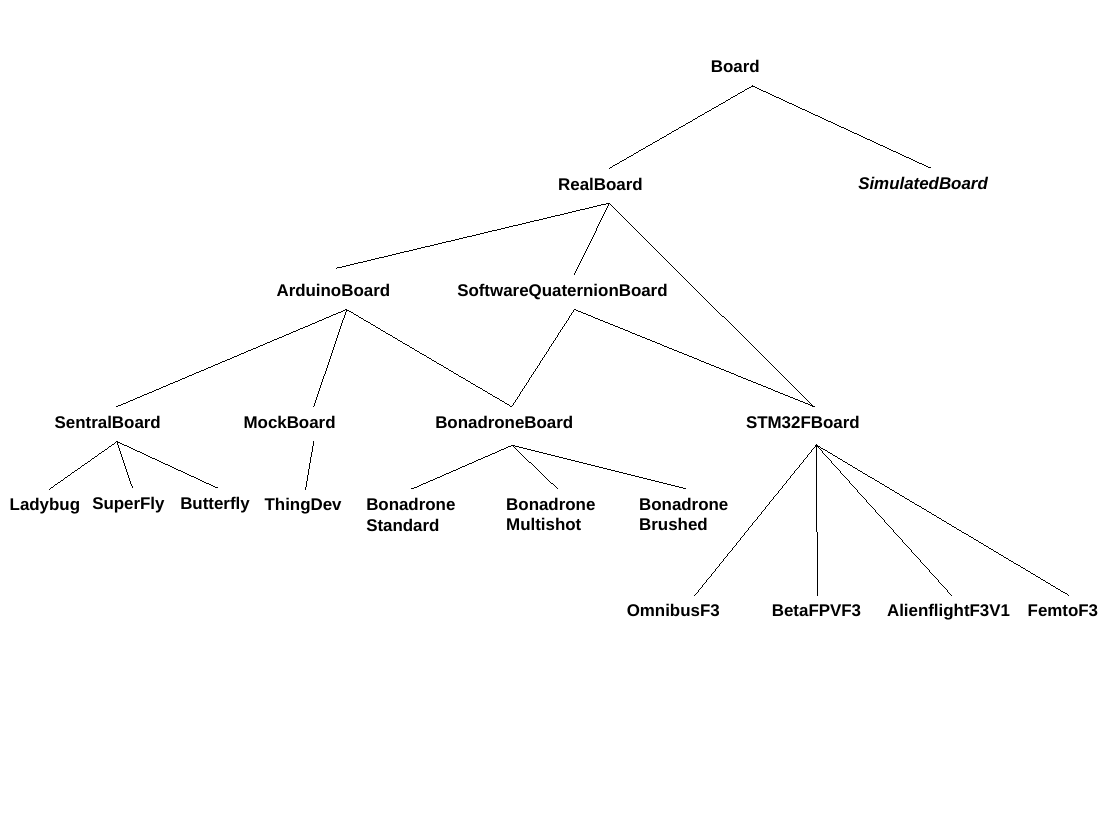
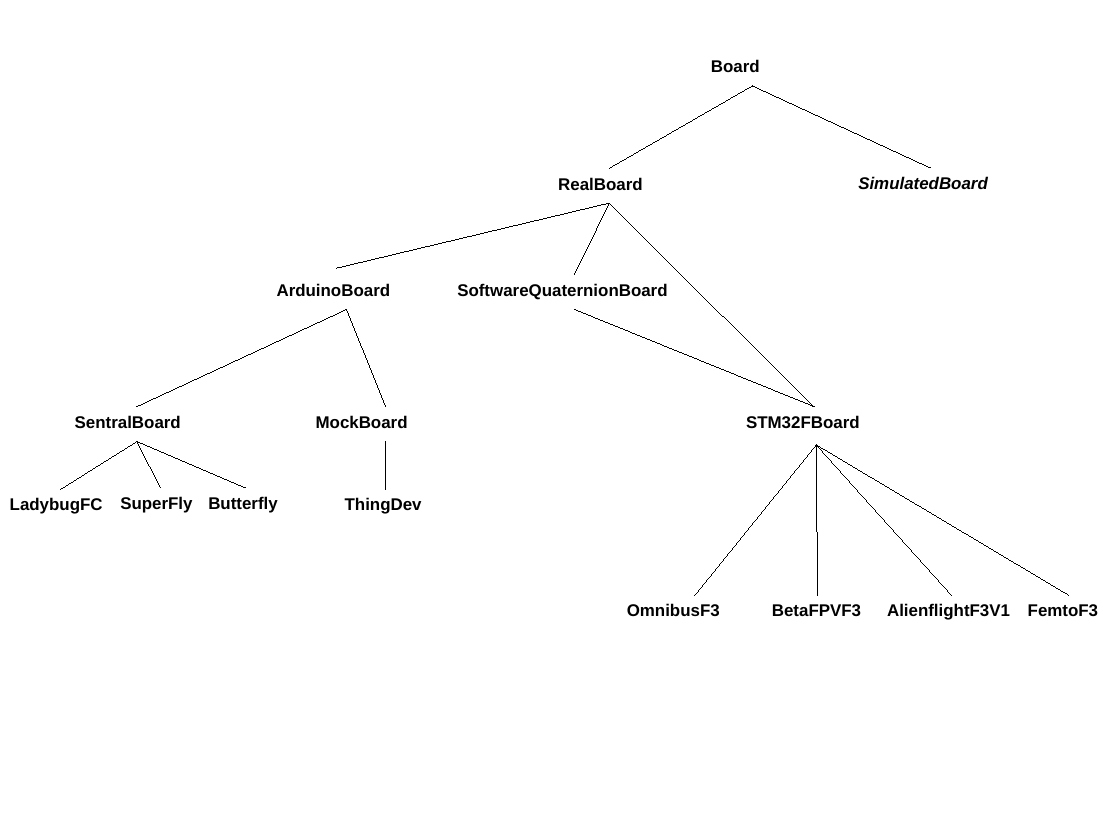
Before and after one commit to simondlevy/Hackflight, a slide deck: slide 1 of extras/media/boards.odp. Drawn at 1120x840 pixels with LibreOffice and Linux fonts; fonts in the diff are those of the drawing. Boxes give left, top, right and bottom in pixels: in the first picture for what was removed or moved away, otherwise in the second. Text is boxed around its words. In the diff, an @@ line names an element or a change of style, - is before the commit and + after.

Commit message:
Updaded Boards class hiearchy diagram

```diff
--- a/extras/media/boards.odp
+++ b/extras/media/boards.odp
@@ line moved from (347, 309) - (117, 407) to (347, 309) - (137, 407) @@
@@ line moved from (347, 309) - (314, 407) to (347, 309) - (386, 407) @@
@@ line removed from (347, 309) to (512, 407) @@
@@ line removed from (574, 309) to (512, 407) @@
@@ text "SentralBoard": place and size @@
-text "SentralBoard" at <box>55,415,161,428</box>
+text "SentralBoard" at <box>75,415,181,428</box>
@@ text "MockBoard": place and size @@
-text "MockBoard" at <box>244,415,336,428</box>
+text "MockBoard" at <box>316,415,408,428</box>
@@ text removed at <box>435,415,573,428</box> @@
-BonadroneBoard
@@ line moved from (117, 441) - (50, 489) to (137, 441) - (61, 489) @@
@@ line moved from (117, 441) - (217, 488) to (137, 441) - (245, 488) @@
@@ line moved from (117, 441) - (133, 488) to (137, 441) - (161, 488) @@
@@ line moved from (314, 441) - (306, 489) to (386, 441) - (385, 489) @@
@@ freeform shape removed at <box>412,445,511,489</box> @@
@@ line removed from (513, 445) to (686, 489) @@
@@ line removed from (513, 445) to (558, 489) @@
@@ text removed at <box>10,497,80,514</box> @@
-Ladybug
@@ text added at <box>10,497,103,514</box>, 12 pt, text #000000, bold @@
+LadybugFC
@@ text "SuperFly": place and size @@
-text "SuperFly" at <box>92,496,164,513</box>
+text "SuperFly" at <box>120,496,192,513</box>
@@ text "Butterfly": place and size @@
-text "Butterfly" at <box>180,496,250,513</box>
+text "Butterfly" at <box>208,496,278,513</box>
@@ text "ThingDev": place and size @@
-text "ThingDev" at <box>265,497,342,514</box>
+text "ThingDev" at <box>345,497,422,514</box>
@@ text removed at <box>357,489,468,523</box> @@
-BonadroneStandard
@@ text removed at <box>506,497,595,530</box> @@
-Bonadrone Multishot
@@ text removed at <box>639,497,728,530</box> @@
-Bonadrone Brushed
```
Also in this commit, not shown: 3 other files.
